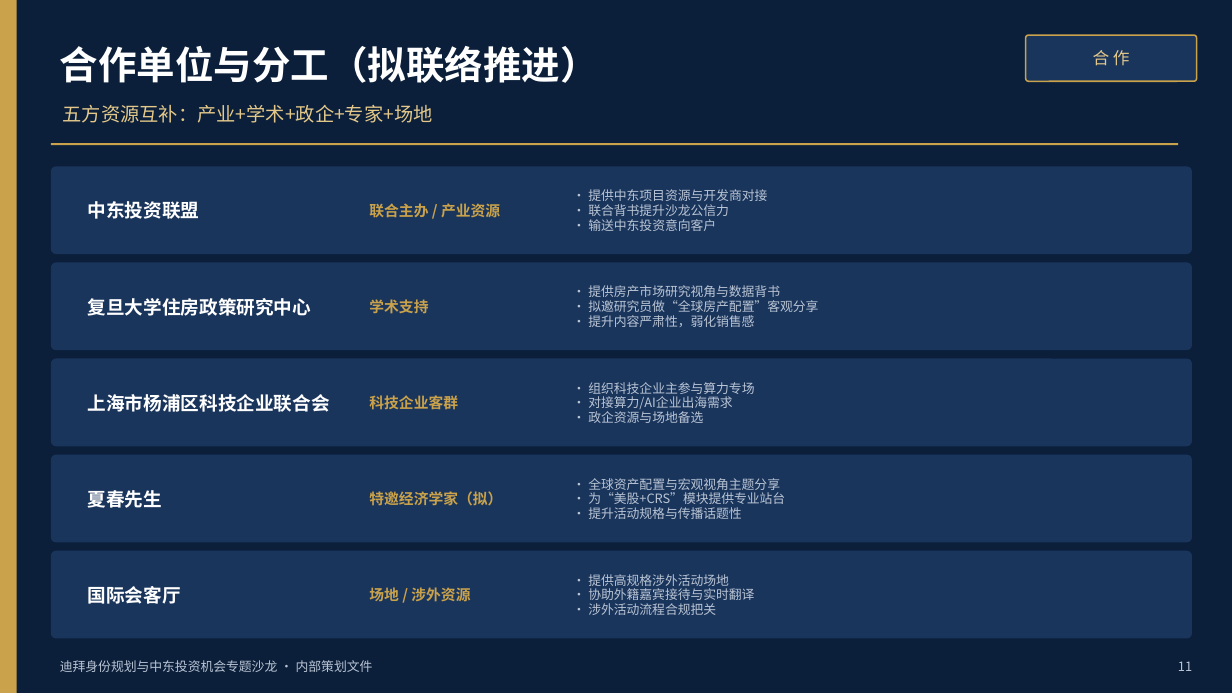
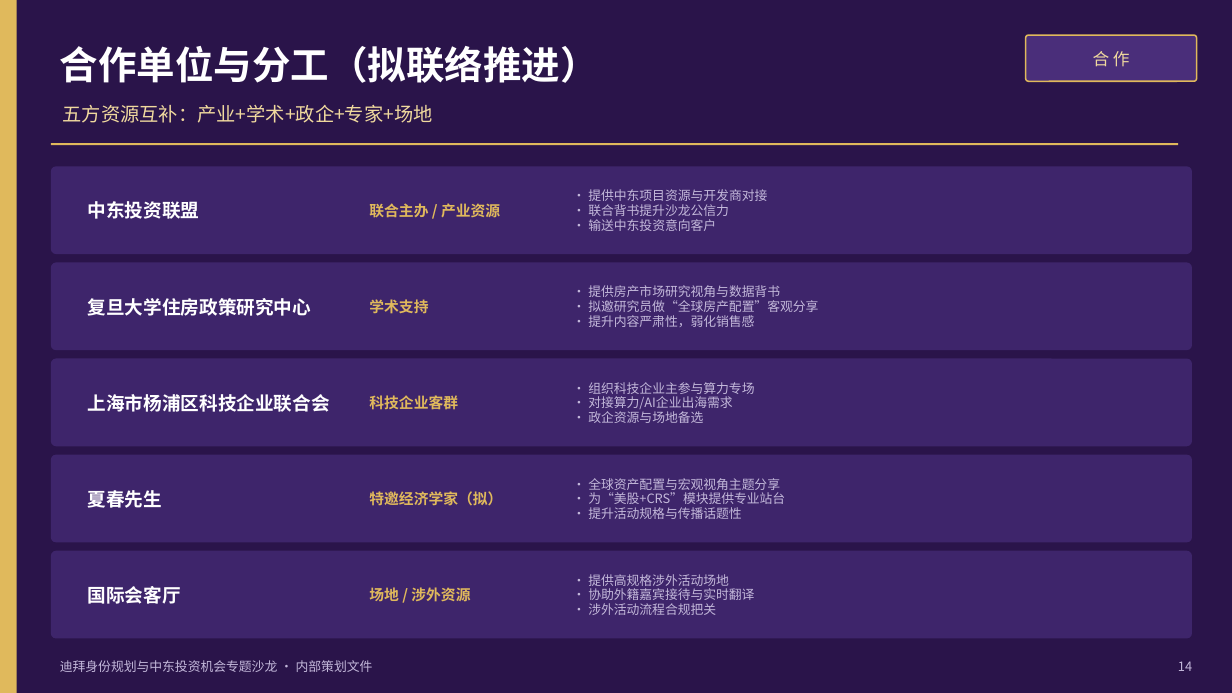
Before and after one commit to hujigang2010-maker/AIDEN, a slide deck: slide 14 of deliverables/迪拜专题沙龙-内容框架与议程.pptx (slide 11 before the commit). Drawn at 1232x693 pixels with LibreOffice and Linux fonts; fonts in the diff are those of the drawing. Boxes give left, top, right and bottom in pixels: in the first picture for what was removed or moved away, otherwise in the second. Text is boxed around its words. In the diff, an @@ line names an element or a change of style, - is before the commit and + after.

```diff
--- a/deliverables/迪拜专题沙龙-内容框架与议程.pptx
+++ b/deliverables/迪拜专题沙龙-内容框架与议程.pptx
@@ background #0B1F3A to #2A144A @@
@@ rectangle at bbox=[0, 0, 17, 693]: fill #C9A24B to #E0B95C @@
@@ text "合 作" at bbox=[1093, 51, 1130, 67]: text colour #E3C88A to #F0D99E @@
@@ rounded rectangle at bbox=[1026, 35, 1197, 81]: fill #1A355C to #4A2E7A; outline #C9A24B 1.2 pt to #E0B95C 1.2 pt @@
@@ text "五方资源互补：产业+学术+政企+专家+场地" at bbox=[63, 105, 433, 123]: text colour #E3C88A to #F0D99E @@
@@ rectangle at bbox=[51, 143, 1178, 145]: fill #C9A24B to #E0B95C @@
@@ fill #1A355C to #3E256B in 5 elements at bbox=[51, 166, 1192, 254], bbox=[51, 262, 1192, 350], bbox=[51, 359, 1192, 446], bbox=[51, 455, 1192, 543], bbox=[51, 551, 1192, 639] @@
@@ text colour #C9A24B to #E0B95C in 5 elements at bbox=[369, 203, 500, 218], bbox=[369, 299, 428, 314], bbox=[369, 395, 458, 410], bbox=[369, 491, 502, 506], bbox=[369, 587, 470, 601] @@
@@ text colour #B9C4D4 to #C3B8DA in 6 elements at bbox=[60, 660, 373, 672], bbox=[588, 189, 767, 231], bbox=[588, 285, 818, 327], bbox=[588, 382, 754, 423], bbox=[588, 478, 785, 519], bbox=[588, 574, 754, 615] @@
@@ text at bbox=[1178, 661, 1192, 671]: text changed; text colour #B9C4D4 to #C3B8DA @@
-11
+14
```
Also in this commit, not shown: 12 other slides changed, 4 slides added, 1 slide removed, 4 other files.
